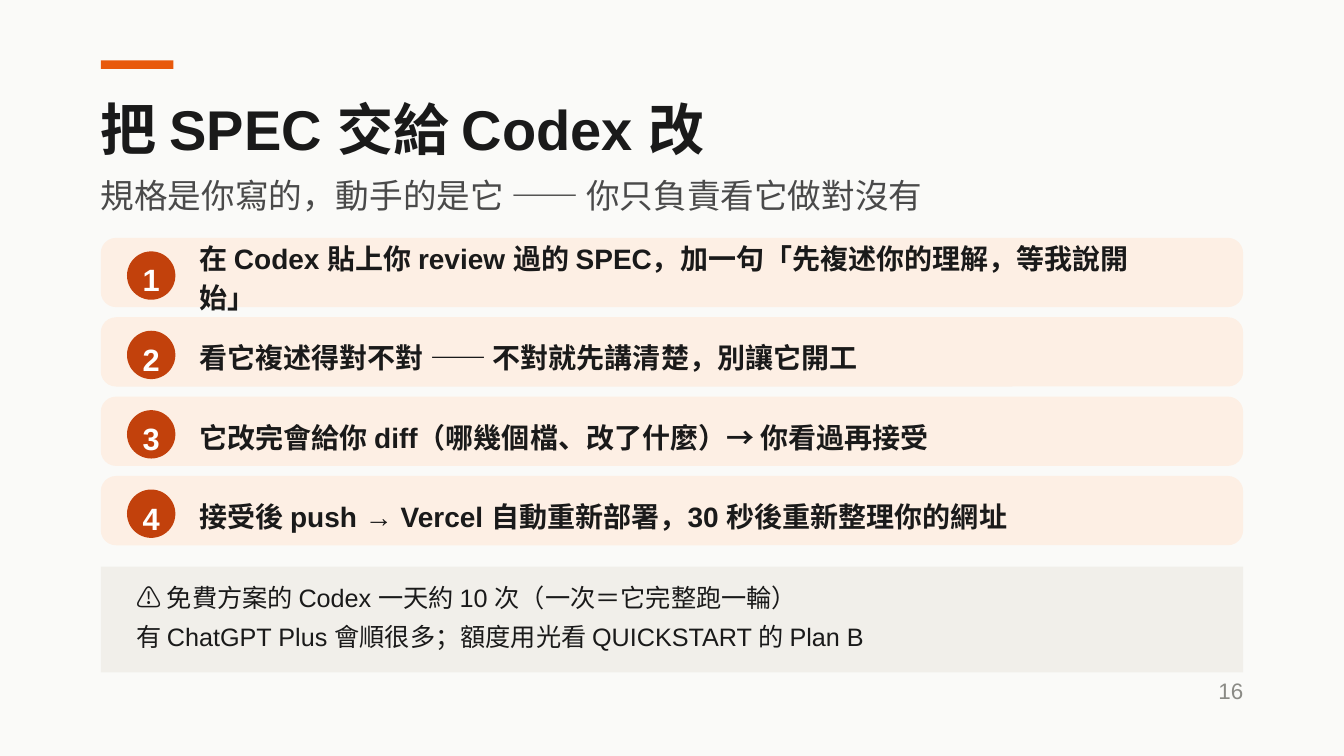
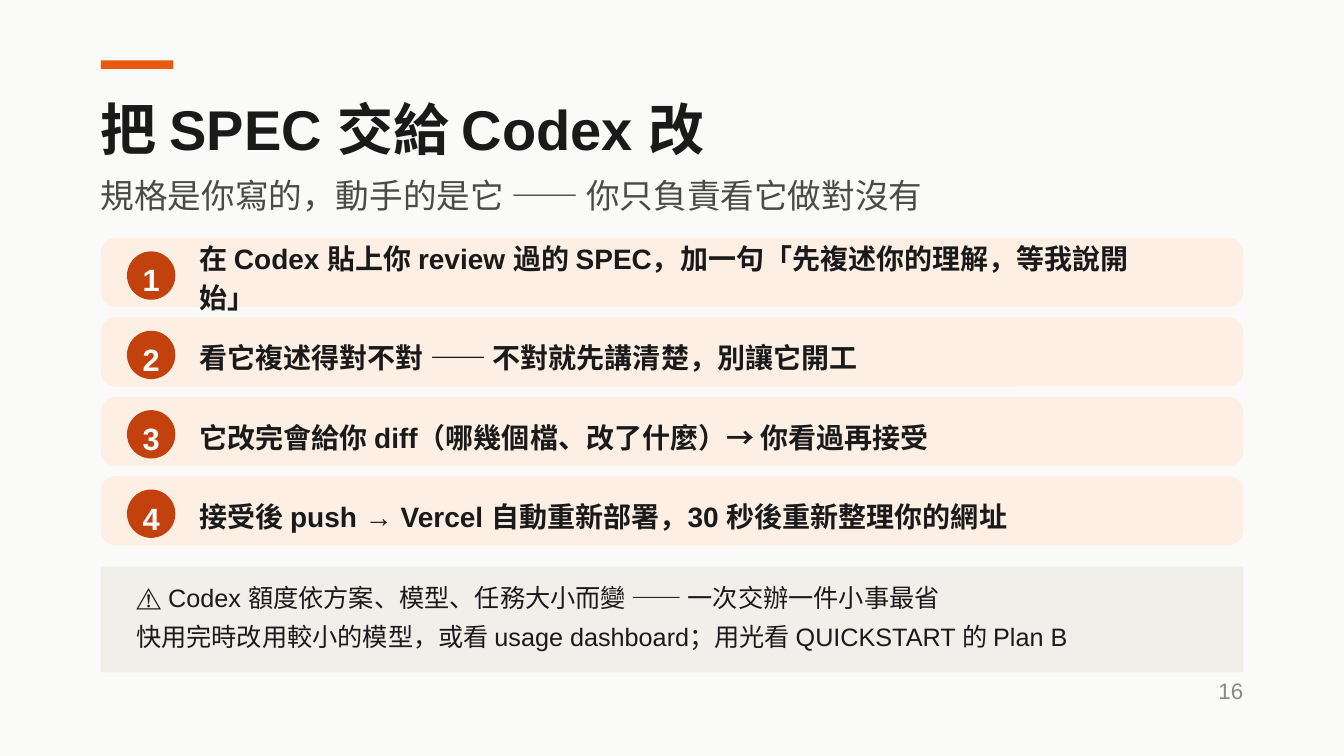
Before and after one commit to young-ai-courses/ai-agent-workshop, a slide deck: slide 16 of slides/2026-08-13-第二堂-做一個自己的AI-Agent.pptx. Drawn at 1344x756 pixels with LibreOffice and Linux fonts; fonts in the diff are those of the drawing. Boxes give left, top, right and bottom in pixels: in the first picture for what was removed or moved away, otherwise in the second. Text is boxed around its words. In the diff, an @@ line names an element or a change of style, - is before the commit and + after.

```diff
--- a/slides/2026-08-13-第二堂-做一個自己的AI-Agent.pptx
+++ b/slides/2026-08-13-第二堂-做一個自己的AI-Agent.pptx
@@ text at (136,586,1068,652): text changed @@
-⚠️ 免費方案的 Codex 一天約 10 次（一次＝它完整跑一輪）
-有 ChatGPT Plus 會順很多；額度用光看 QUICKSTART 的 Plan B
+⚠️ Codex 額度依方案、模型、任務大小而變 —— 一次交辦一件小事最省
+快用完時改用較小的模型，或看 usage dashboard；用光看 QUICKSTART 的 Plan B
```
Also in this commit, not shown: 5 other slides changed, 3 other files.
